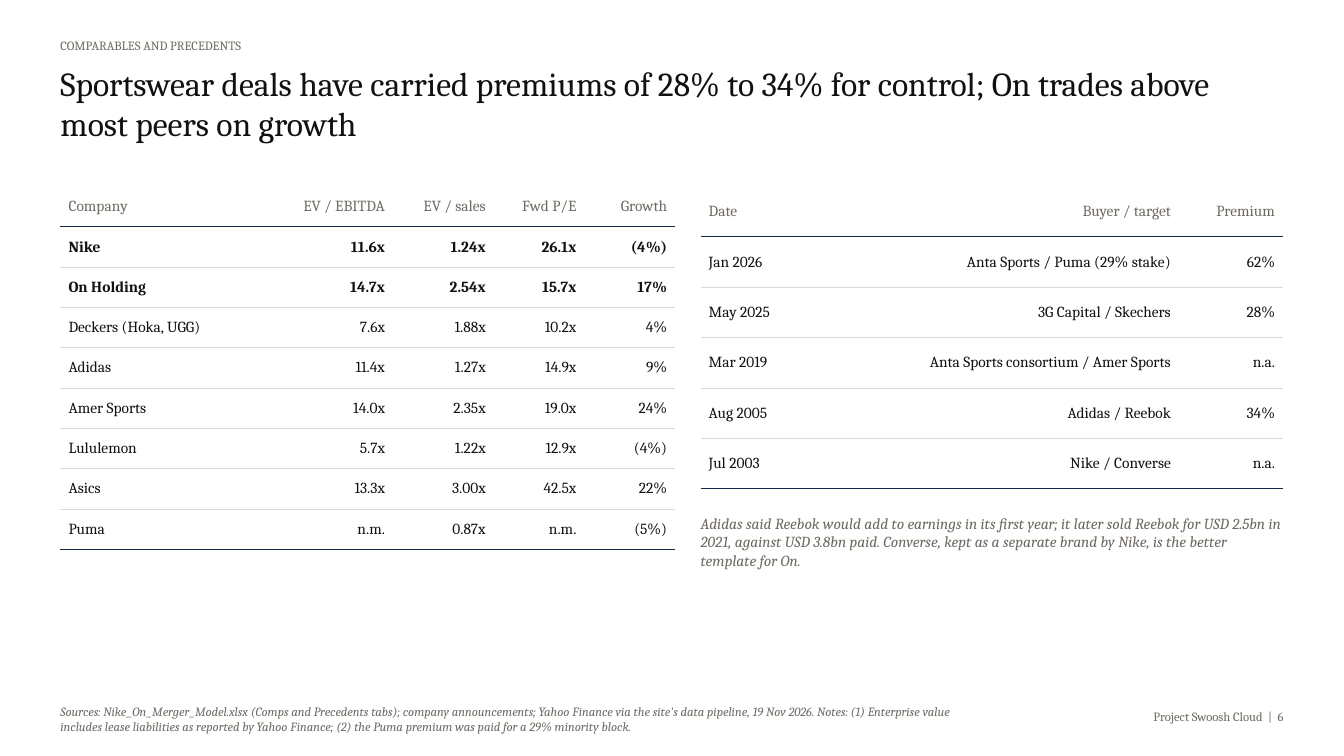
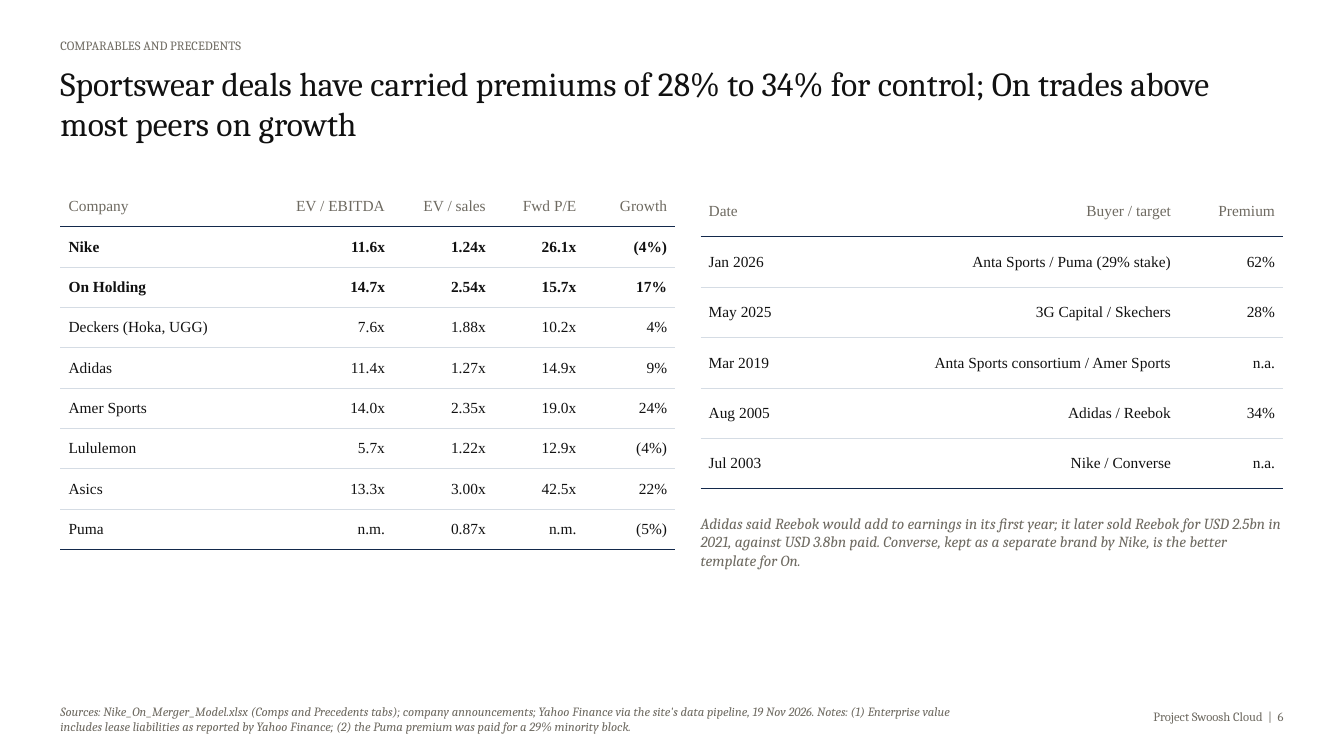
Before and after one commit to pascalielric/financelab, a slide deck: slide 6 of downloads/Nike_On_Merger_Deck.pptx. Drawn at 1344x756 pixels with LibreOffice and Linux fonts; fonts in the diff are those of the drawing. Boxes give left, top, right and bottom in pixels: in the first picture for what was removed or moved away, otherwise in the second. Text is boxed around its words. In the diff, an @@ line names an element or a change of style, - is before the commit and + after.

```diff
--- a/downloads/Nike_On_Merger_Deck.pptx
+++ b/downloads/Nike_On_Merger_Deck.pptx
@@ table at box(60, 187, 676, 549) @@
@@ font Cambria to Times New Roman @@
@@ table at box(701, 187, 1284, 489) @@
@@ font Cambria to Times New Roman @@
```
Also in this commit, not shown: 15 other slides changed, 19 other files.
